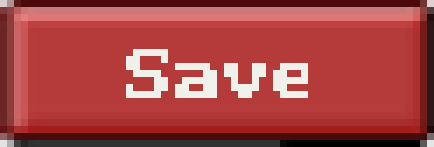
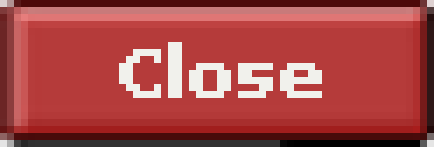
Comparing the layer stacks of the two 434 × 147 images. Changes:
added layer "Close" above "Save" over box(119, 42, 322, 98)
hid "Save" over box(126, 49, 308, 98)
